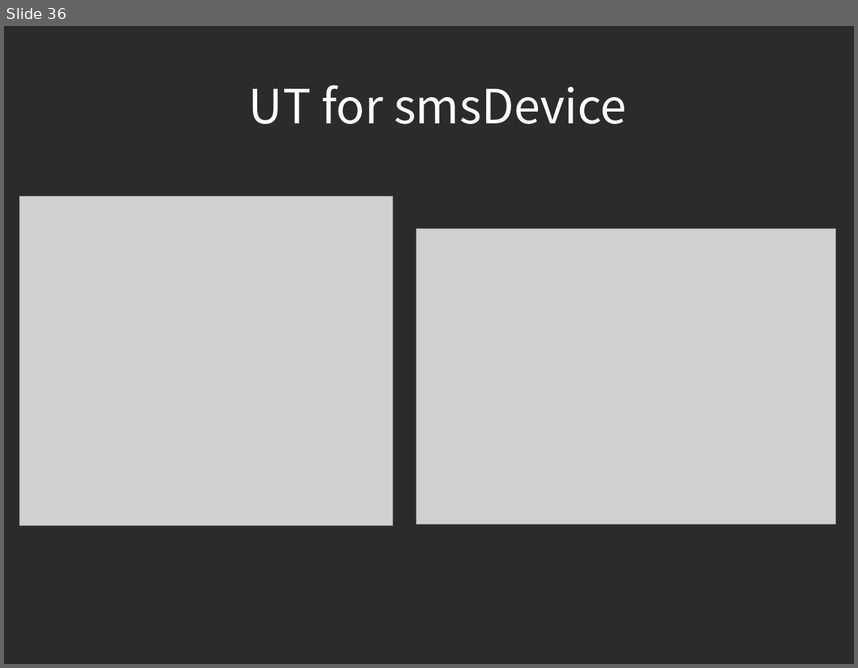
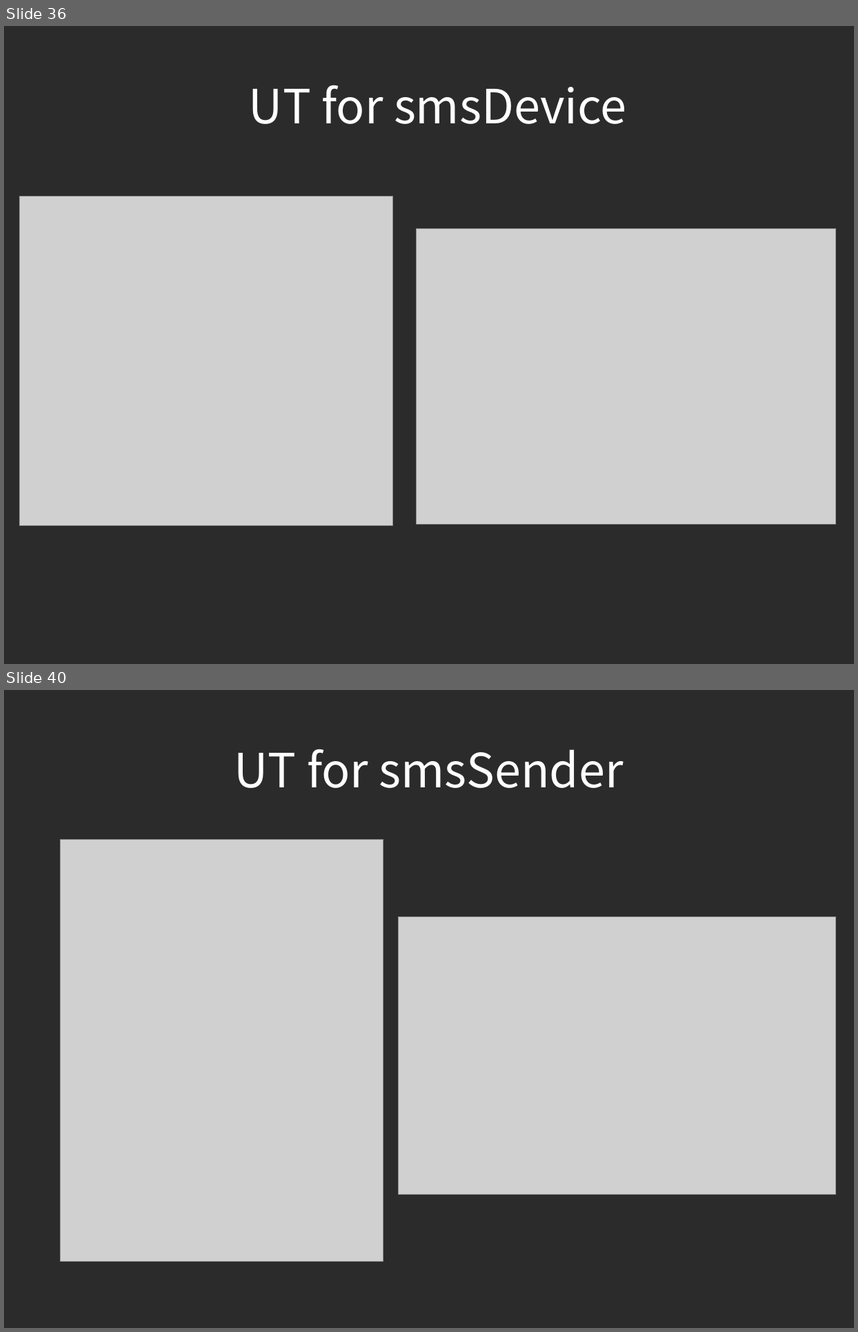
Before and after one commit to piotrek24061988/AutomaticTesting, a slide deck: module1/doc/AutomatedTesting.odp. Shown one above the other, each under a label of ours: slide 36 before the commit, slides 36 and 40 after it; the slides between them are not shown. The pictures are 858x668 and 858x1332 pixels, drawn with LibreOffice and Linux fonts; fonts in the diff are those of the drawing; grey boxes stand for pictures; background and template pictures are left out; a plain dark background stands for a picture behind light text. Boxes give left, top, right and bottom in pixels: in the first picture for what was removed or moved away, otherwise in the second. Text is boxed around its words. In the diff, an @@ line names an element or a change of style, - is before the commit and + after.

Commit message:
presentation, added description till smsSender_mock

```diff
--- a/module1/doc/AutomatedTesting.odp
+++ b/module1/doc/AutomatedTesting.odp
@@ slide 40 added at (x1=4, y1=690, x2=854, y2=1328), background picture (left out) @@
@@ title added at (x1=234, y1=749, x2=624, y2=788), 44 pt, text #FFFFFF @@
+UT for smsSender
@@ picture added at (x1=61, y1=839, x2=384, y2=1261) @@
@@ picture added at (x1=399, y1=917, x2=836, y2=1194) @@
```
Also in this commit, not shown: 2 slides changed, 7 other slides added.
